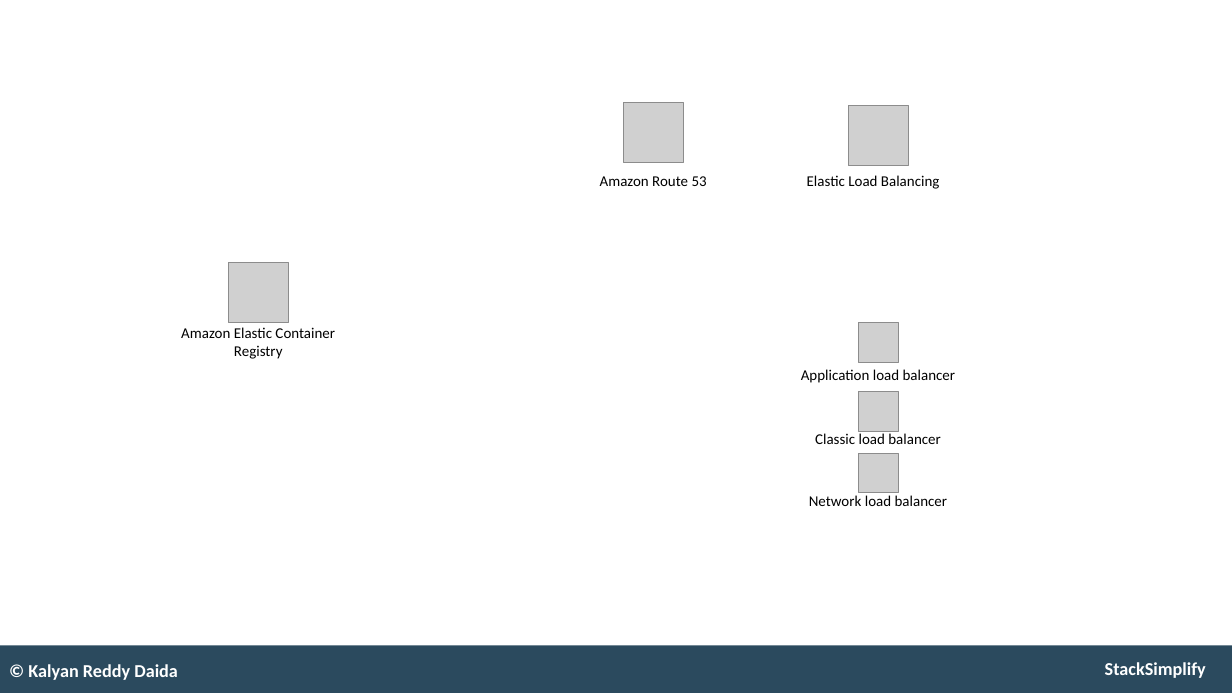
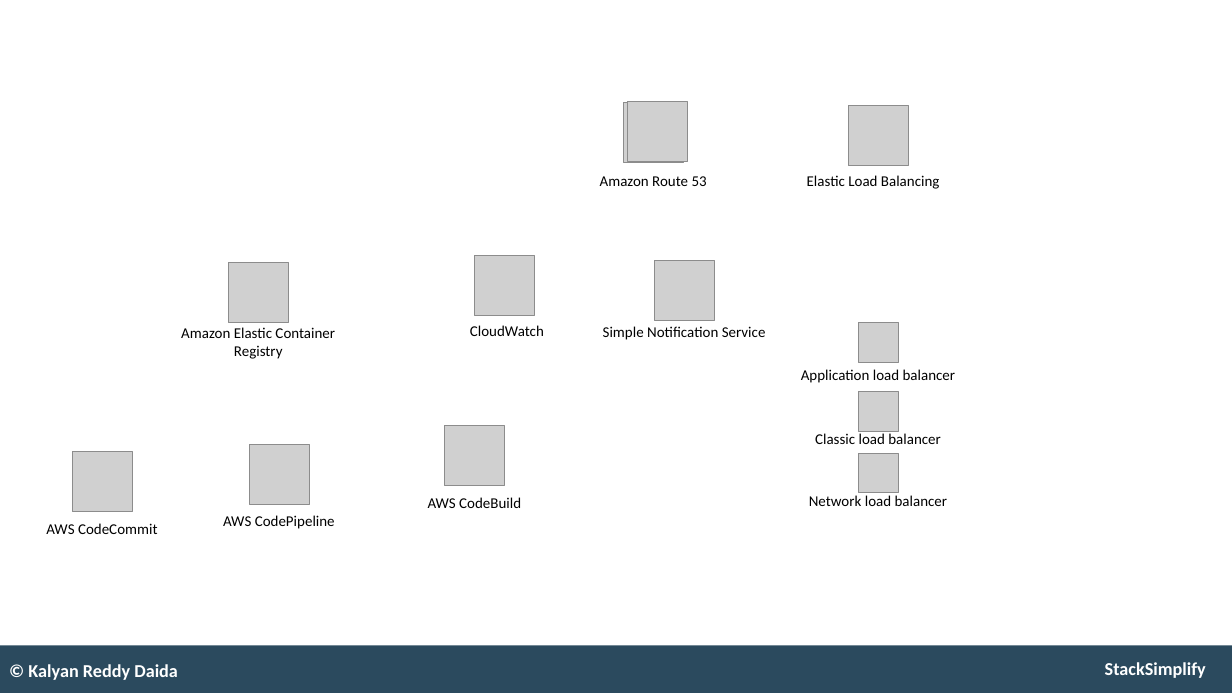
Before and after one commit to talvionyx/aws-eks-kubernetes-masterclass, a slide deck: slide 125 of presentation/AWS-Fargate-and-EKS-Masterclass.pptx (slide 124 before the commit). Drawn at 1232x693 pixels with LibreOffice and Linux fonts; fonts in the diff are those of the drawing; grey boxes stand for pictures. Boxes give left, top, right and bottom in pixels: in the first picture for what was removed or moved away, otherwise in the second. Text is boxed around its words. In the diff, an @@ line names an element or a change of style, - is before the commit and + after.

```diff
--- a/presentation/AWS-Fargate-and-EKS-Masterclass.pptx
+++ b/presentation/AWS-Fargate-and-EKS-Masterclass.pptx
@@ picture added at <box>628,102,688,162</box> @@
@@ picture added at <box>474,256,534,316</box> @@
@@ picture added at <box>654,260,715,320</box> @@
@@ text added at <box>470,325,544,336</box>, 14 pt, text #000000 @@
+CloudWatch
@@ text added at <box>603,326,766,340</box>, 14 pt, text #000000 @@
+Simple Notification Service
@@ picture added at <box>249,444,309,504</box> @@
@@ picture added at <box>444,426,504,486</box> @@
@@ picture added at <box>72,452,132,512</box> @@
@@ text added at <box>428,497,521,508</box>, 14 pt, text #000000 @@
+AWS CodeBuild
@@ text added at <box>46,523,158,534</box>, 14 pt, text #000000 @@
+AWS CodeCommit
@@ text added at <box>223,515,335,529</box>, 14 pt, text #000000 @@
+AWS CodePipeline
```
Also in this commit, not shown: 1 other slide changed, 1 slide added, 1 other file.
